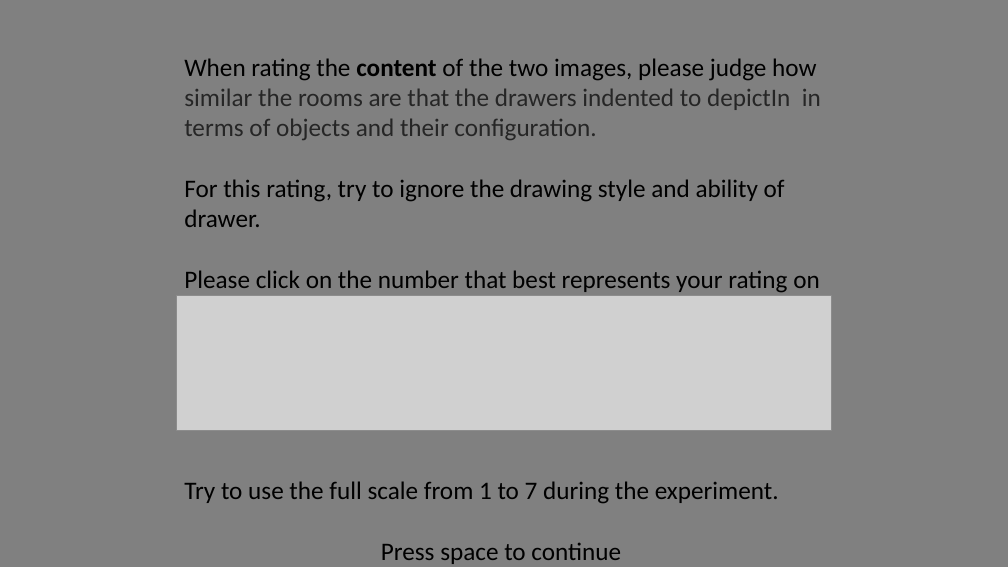
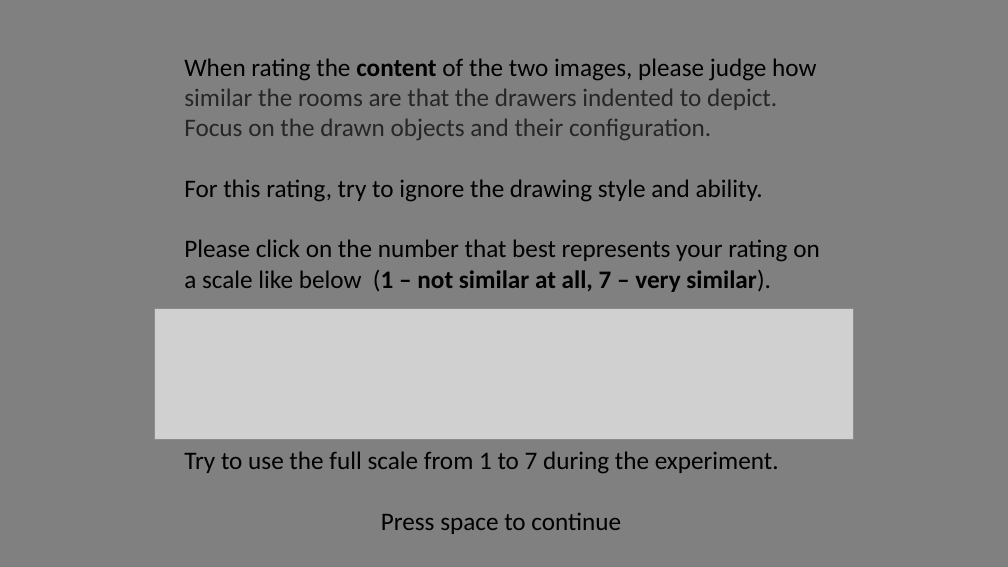
Before and after one commit to michaengeser/pep_wp4, a slide deck: slide 3 of image_similarities/instructions/Instructions.pptx. Drawn at 1008x567 pixels with LibreOffice and Linux fonts; fonts in the diff are those of the drawing; grey boxes stand for pictures. Boxes give left, top, right and bottom in pixels: in the first picture for what was removed or moved away, otherwise in the second. Text is boxed around its words. In the diff, an @@ line names an element or a change of style, - is before the commit and + after.

```diff
--- a/image_similarities/instructions/Instructions.pptx
+++ b/image_similarities/instructions/Instructions.pptx
@@ text at box(184, 58, 820, 292): text changed @@
-When rating the content of the two images, please judge how similar the rooms are that the drawers indented to depictIn in terms of objects and their configuration.
-For this rating, try to ignore the drawing style and ability of drawer.
-Please click on the number that best represents your rating on a scale like below (1 – not similar at all, 7 – very similar)
+When rating the content of the two images, please judge how similar the rooms are that the drawers indented to depict. Focus on the drawn objects and their configuration.
+For this rating, try to ignore the drawing style and ability.
+Please click on the number that best represents your rating on a scale like below (1 – not similar at all, 7 – very similar).
@@ picture: place and size @@
-picture at box(177, 296, 831, 430)
+picture at box(154, 309, 854, 439)
```
Also in this commit, not shown: 1 other slide changed, 4 other files.
